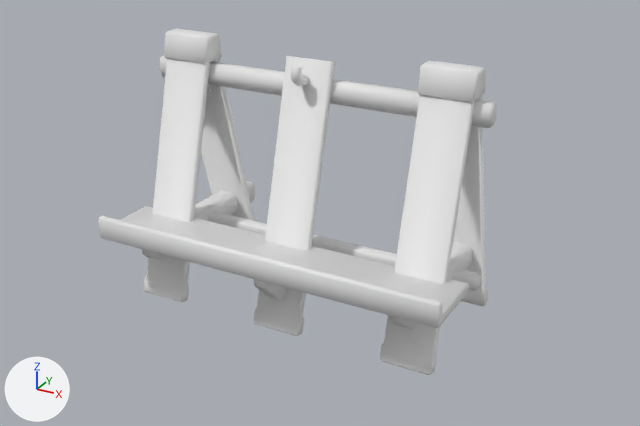
A saved change to the FBX model res/models/Swapper/Stojak_tools.fbx.
Both versions are drawn from a 50 mm camera at (4.65, -8.3, 3.81) aimed at (0.19, -0.18, -0.25). Every picture has the same lights, and +X, +Y and +Z are marked at lower left. The first picture is the older version. Where no turn or scale is listed for an object, it has been applied to the vertices.

The first picture shows 'Stojak_tools'.
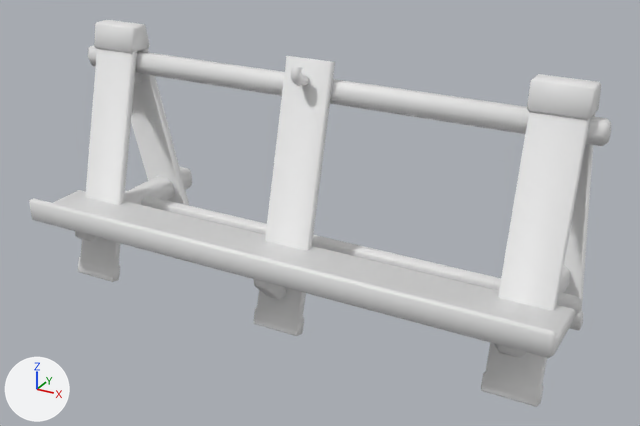
What differs and where, as boxes [x1, y1, x2, y2] in the pictures (640 x 426 px; the box of a moved part takes in the faces that stretch with it):
'Stojak_tools', reshaped (46% wider, 11% taller)
    before: [98, 28, 497, 375]
    after: [29, 20, 611, 407]
part 1 of me_cylinder_011, moved or reshaped
    before: [201, 59, 255, 221]
    after: [131, 48, 189, 205]
part 2 of me_cylinder_011, moved or reshaped
    before: [390, 242, 473, 329]
    after: [495, 266, 570, 358]
part 3 of me_cylinder_011, moved or reshaped
    before: [142, 181, 255, 260]
    after: [75, 167, 192, 241]
part 4 of me_cylinder_011, moved or reshaped (mostly hidden)
    before: [207, 84, 211, 95]
    after: [134, 73, 142, 84]
part 5 of me_cylinder_011, moved or reshaped
    before: [159, 56, 497, 128]
    after: [88, 45, 611, 146]
part 6 of me_cylinder_011, moved or reshaped
    before: [98, 206, 469, 328]
    after: [29, 190, 576, 358]
part 7 of me_cylinder_011, moved or reshaped
    before: [208, 211, 481, 291]
    after: [125, 191, 582, 314]
part 8 of me_cylinder_011, moved or reshaped
    before: [418, 60, 486, 103]
    after: [527, 74, 601, 120]
part 9 of me_cylinder_011, moved or reshaped
    before: [164, 28, 222, 64]
    after: [94, 20, 150, 53]
part 10 of me_cylinder_011, moved or reshaped
    before: [144, 59, 210, 302]
    after: [78, 48, 137, 282]
part 11 of me_cylinder_011, added
    after: [481, 112, 596, 407]
part 12 of me_cylinder_011, deleted
    before: [453, 96, 488, 307]
part 13 of me_cylinder_011, deleted
    before: [380, 96, 475, 375]

The change, as a list of edits to the scene's bpy script:
```text
Change me_cylinder_011:
    used by ob_stojak_tools; location = (0.0, 0.0, 0.0)
    remove me_cylinder_011.from_pydata(...)  # 454 vertices, 840 faces; spans x -2.11..2.11, y -1.33..1.06, z -1.49..1.59
    add me_cylinder_011.from_pydata(...)  # 452 vertices, 840 faces; spans x -3.2..3.2, y -1.33..1.06, z -1.49..1.59
    me_cylinder_011 part 1: the loose piece of 36 vertices spanning x -1.91..-1.32, y 0.0..0.91, z -1.49..1.5 is moved by (-1.07, 0.0, 0.0)
    me_cylinder_011 part 2: the loose piece of 24 vertices spanning x 1.47..1.77, y -1.06..1.06, z -0.9..-0.61 is moved by (1.12, 0.0, 0.0)
    me_cylinder_011 part 3: the loose piece of 24 vertices spanning x -1.77..-1.47, y -1.06..1.06, z -0.9..-0.61 is moved by (-1.05, 0.0, 0.0)
    me_cylinder_011 part 4: the loose piece of 8 vertices spanning x -1.74..-1.5, y -0.25..0.25, z 0.84..1.43 is moved by (-1.06, 0.0, 0.0)
    me_cylinder_011 part 5: the loose piece of 24 vertices spanning x -2.08..2.08, y -0.09..0.09, z 1.01..1.26 is scaled about its middle by (1.54, 1, 1)
    me_cylinder_011 part 6: the loose piece of 40 vertices spanning x -2.11..2.11, y -1.33..-0.48, z -0.62..-0.35 is scaled about its middle by (1.52, 1, 1)
    me_cylinder_011 part 7: the loose piece of 24 vertices spanning x -2.06..2.06, y -0.09..0.09, z -0.83..-0.66 is scaled about its middle by (1.53, 1, 1)
    me_cylinder_011 part 8: the loose piece of 24 vertices spanning x 1.3..1.92, y -0.18..0.18, z 1.29..1.59 is moved by (1.13, 0.0, 0.0)
    me_cylinder_011 part 9: the loose piece of 24 vertices spanning x -1.92..-1.3, y -0.18..0.18, z 1.29..1.59 is moved by (-1.07, 0.0, 0.0)
    me_cylinder_011 part 10: the loose piece of 36 vertices spanning x -1.89..-1.3, y -0.91..0.0, z -1.49..1.5 is moved by (-1.07, 0.0, 0.0)
    me_cylinder_011 part 11: a new loose piece of 70 vertices spanning x 2.44..3.03, y -0.91..0.91, z -1.49..1.5
    me_cylinder_011 part 12: the loose piece of 36 vertices spanning x 1.31..1.9, y 0.0..0.91, z -1.49..1.5 is deleted
    me_cylinder_011 part 13: the loose piece of 36 vertices spanning x 1.31..1.9, y -0.91..0.0, z -1.49..1.5 is deleted
    other edits to the shape of me_cylinder_011 do not show in these pictures
```
